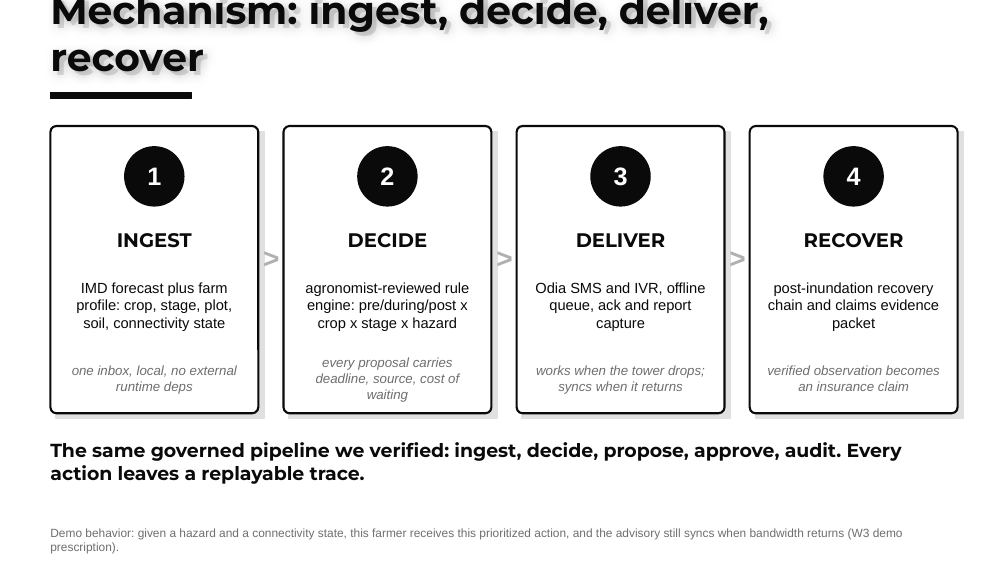
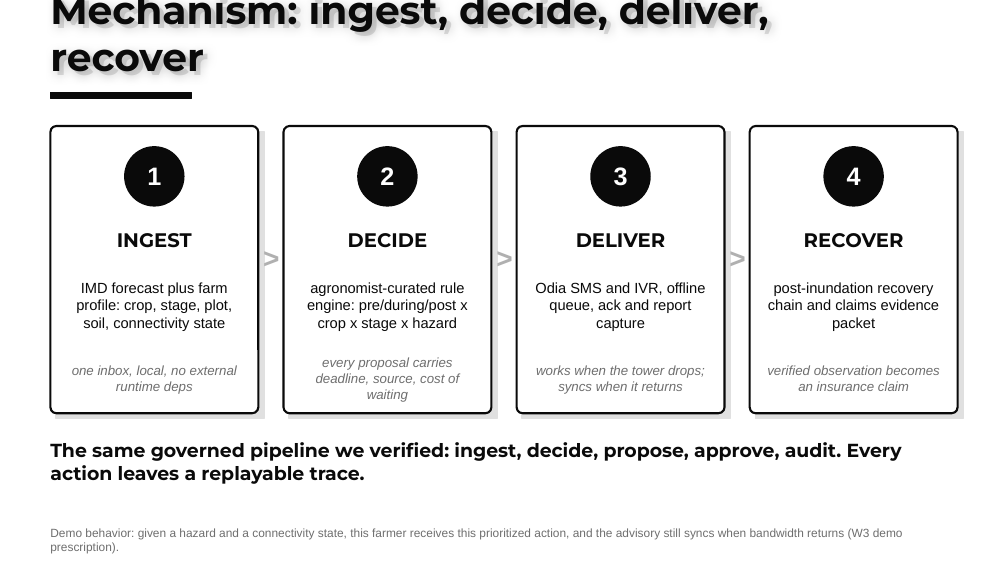
Before and after one commit to harshgounder/craft-n-code, a slide deck: slide 6 of scaffold/deck/KrishiSetu-Round0-20260816.pptx. Drawn at 1008x567 pixels with LibreOffice and Linux fonts; fonts in the diff are those of the drawing. Boxes give left, top, right and bottom in pixels: in the first picture for what was removed or moved away, otherwise in the second. Text is boxed around its words. In the diff, an @@ line names an element or a change of style, - is before the commit and + after.

Commit message:
deck P0 fixes from stress B: Dana out of stats (Fani verified in), Dana rapid-assessment caveat, agronomist-curated not reviewed, Kendrapara spelling

```diff
--- a/scaffold/deck/KrishiSetu-Round0-20260816.pptx
+++ b/scaffold/deck/KrishiSetu-Round0-20260816.pptx
@@ text at (307,282,467,331): text changed @@
-agronomist-reviewed rule engine: pre/during/post x crop x stage x hazard
+agronomist-curated rule engine: pre/during/post x crop x stage x hazard
```
Also in this commit, not shown: 3 other slides changed, 1 other file.
